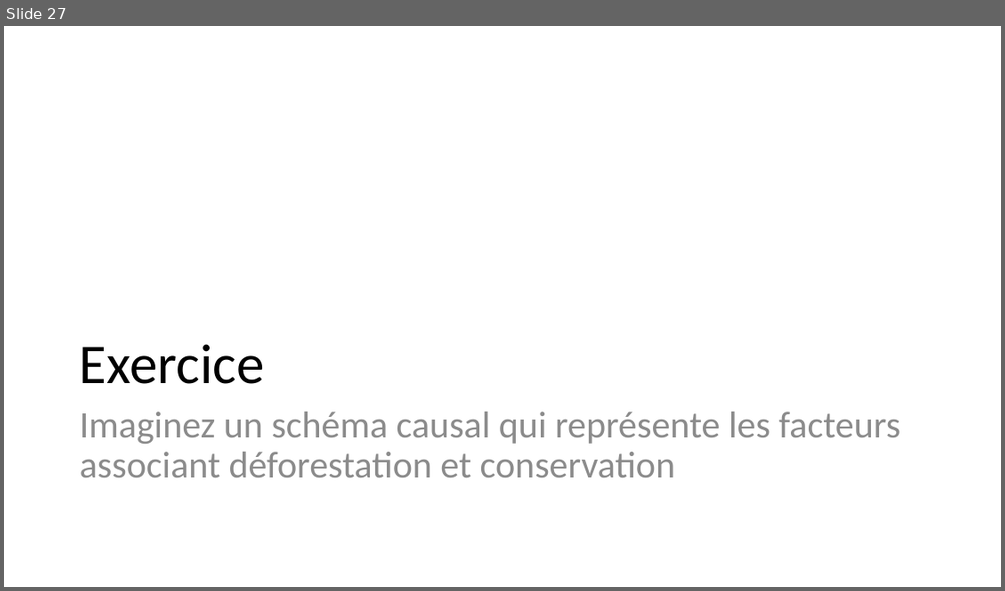
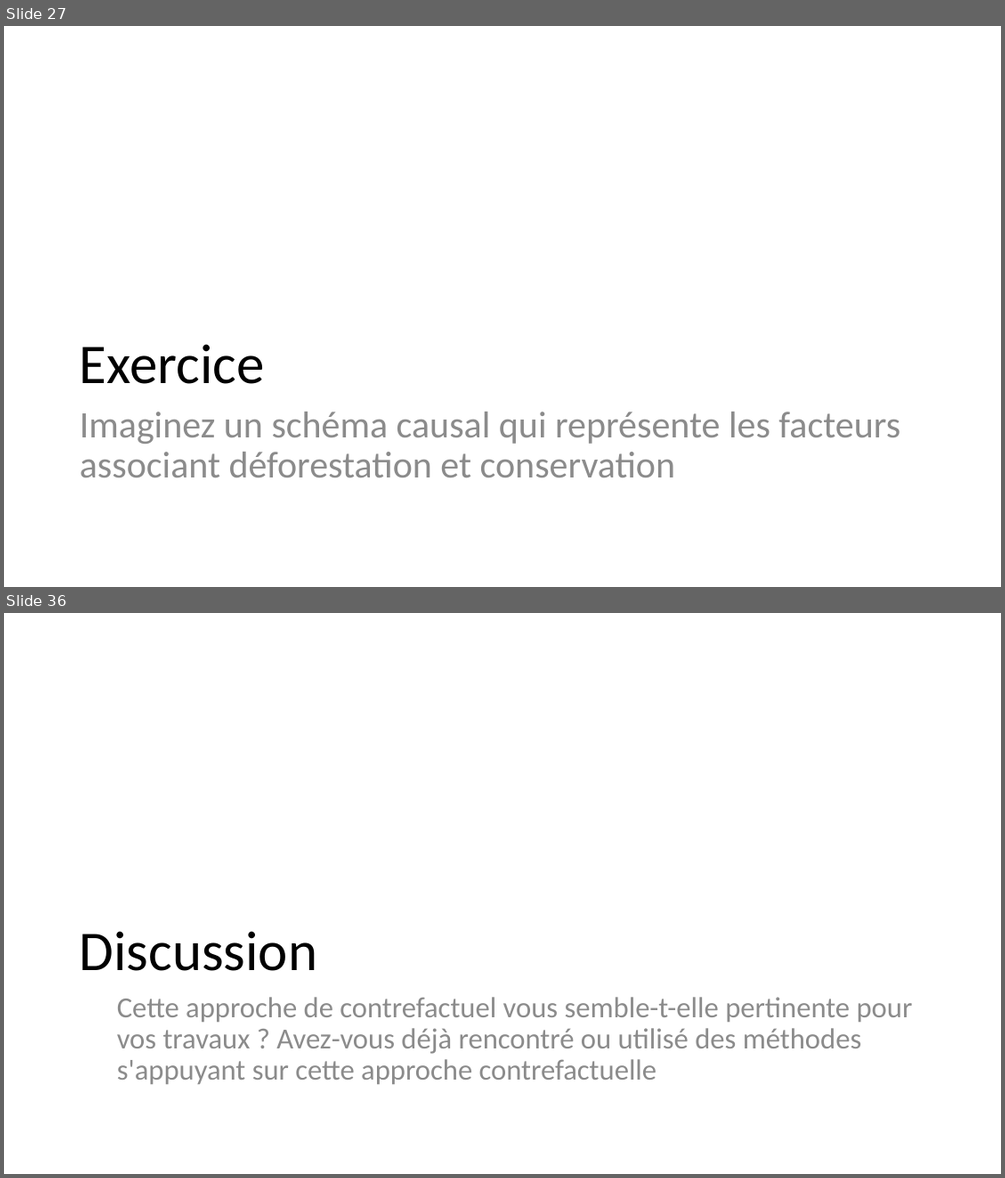
Before and after one commit to BETSAKA/statcap_impact_training, a slide deck: slides/fr/Jour 1_Introduction_Fondamentaux.pptx. Shown one above the other, each under a label of ours: slide 27 before the commit, slides 27 and 36 after it; the slides between them are not shown. The pictures are 1005x591 and 1005x1178 pixels, drawn with LibreOffice and Linux fonts; fonts in the diff are those of the drawing. Boxes give left, top, right and bottom in pixels: in the first picture for what was removed or moved away, otherwise in the second. Text is boxed around its words. In the diff, an @@ line names an element or a change of style, - is before the commit and + after.

```diff
--- a/slides/fr/Jour 1_Introduction_Fondamentaux.pptx
+++ b/slides/fr/Jour 1_Introduction_Fondamentaux.pptx
@@ slide 36 added at [4,613,1001,1174], background #FFFFFF @@
@@ title added at [80,931,317,971], 54 pt, text #000000 @@
+Discussion
@@ text added at [117,997,913,1084], 28 pt, text #8C8C8C @@
+  Cette approche de contrefactuel vous semble-t-elle pertinente pour vos travaux ? Avez-vous déjà rencontré ou utilisé des méthodes s'appuyant sur cette approche contrefactuelle
```
Also in this commit, not shown: 16 other slides added, 2 other files.
